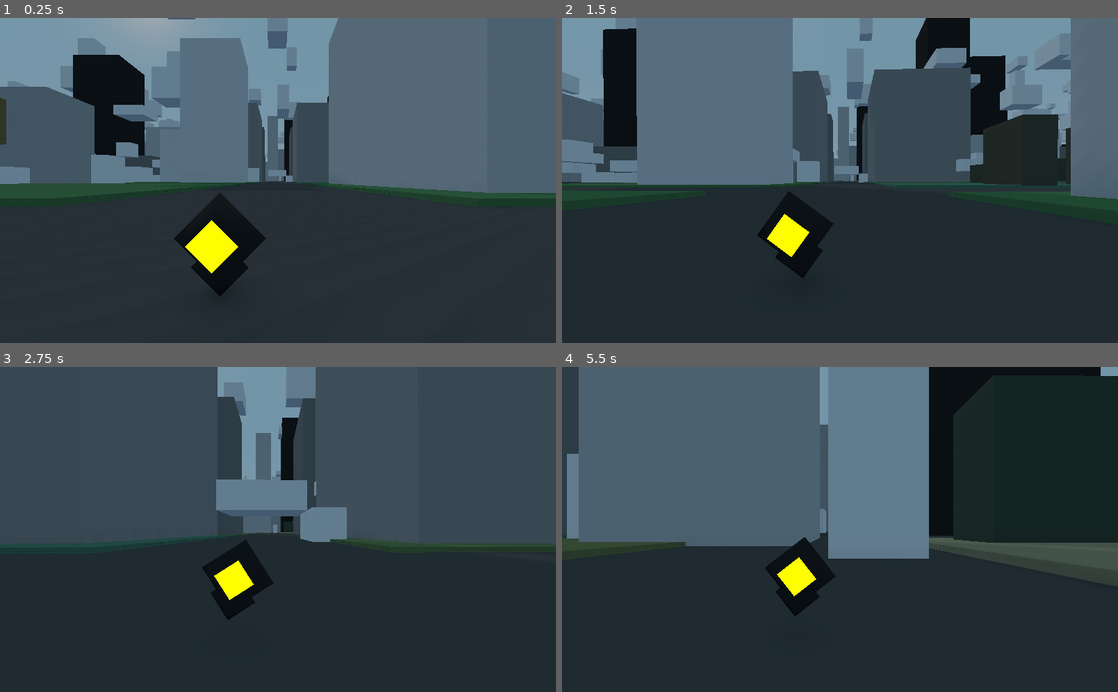
Above: before the commit, frames 1-4 (two rows, left to right).
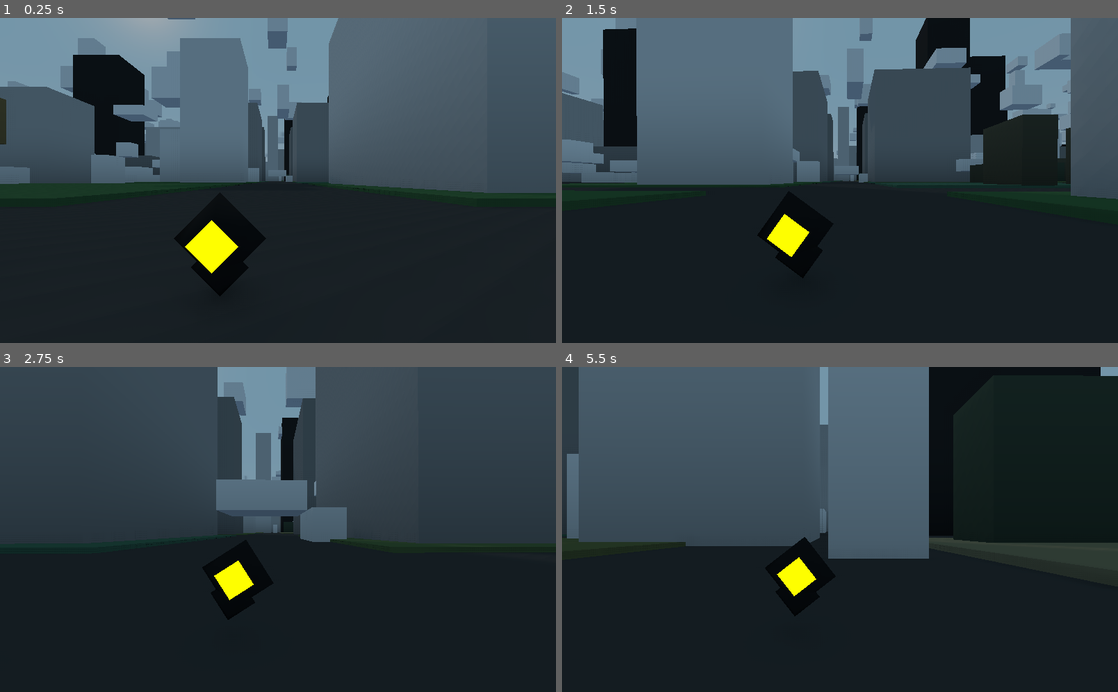
Above: after the commit, the same moments.

Repository: henriElana/Godot-Scripts
Game: Godot game, scene res://levels/Level0.tscn
Same seed, same stepped clock (60 frames per second), same inputs: the game is played once before the commit and once after it. The project has no main scene, so this scene is started directly.
Inputs (mouse positions are in pixels of both pictures, inside the frame that each line leads up to):
- Up to frame 1 (0.25 s): no input
- Up to frame 2 (1.5 s): move the mouse to (867, 180) at 0.52 s; hold R (ui_up) from 0.53 s (still down); move the mouse to (812, 180) at 1.27 s
- Up to frame 3 (2.75 s): keep holding R (ui_up); move the mouse to (289, 523) at 2.02 s
- Up to frame 4 (5.5 s): keep holding R (ui_up); move the mouse to (834, 536) at 2.77 s; move the mouse to (878, 532) at 3.52 s; move the mouse to (795, 526) at 4.27 s; move the mouse to (845, 529) at 5.02 s

The runs differ from the first frame. In frame 1, 5.7% of the frame differs, in the area x 0-100%, y 38-54%; in frame 2, 4.1%; in frame 3, 1.2%; in frame 4, 12%, in the area x 0-100%, y 22-59%.

Commit message:
Add files via upload

Diff:
--- a/3D Game/lights/Day.tscn
+++ b/3D Game/lights/Day.tscn
@@ -8,11 +8,15 @@
 background_sky = SubResource( 1 )
 background_sky_orientation = Basis( 0.866025, 0, 0.5, 0, 1, 0, -0.5, 0, 0.866025 )
 background_energy = 0.45
+fog_enabled = true
 fog_color = Color( 0, 0, 0, 1 )
-fog_sun_color = Color( 1, 1, 1, 1 )
-fog_sun_amount = 1.0
+fog_sun_color = Color( 0, 0, 0, 1 )
+fog_depth_enabled = false
 fog_depth_begin = 590.0
 fog_depth_end = 620.0
+fog_height_enabled = true
+fog_height_min = 20.0
+fog_height_max = -20.0
 ssao_enabled = true
 ssao_light_affect = 1.0
 dof_blur_far_enabled = true
